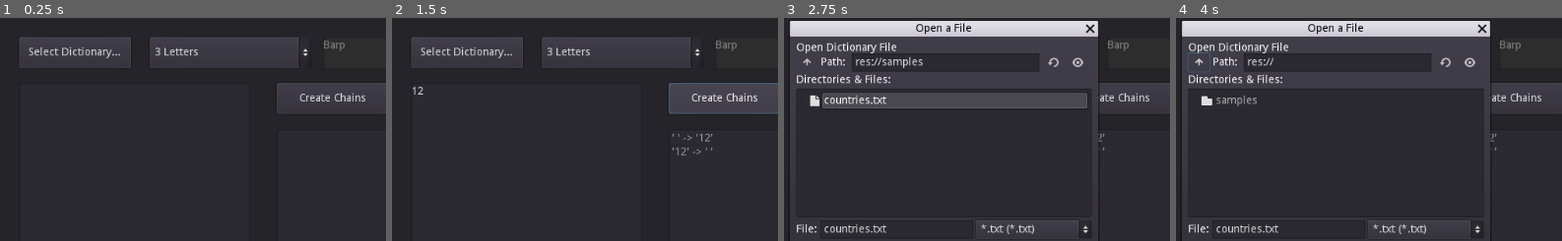
Above: before the commit, frames 1-4 (left to right).
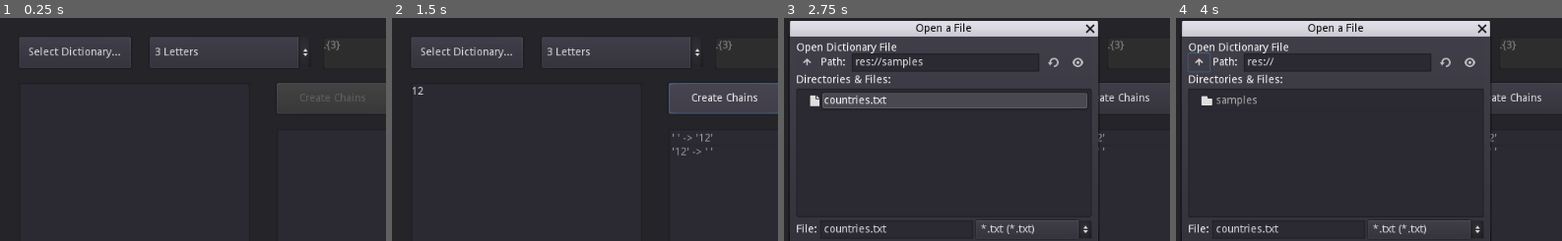
Above: after the commit, the same moments.

Repository: MichaelReel/MarkovTester
Game: Godot game, scene res://Analyser.tscn
Same seed, same stepped clock (60 frames per second), same inputs: the game is played once before the commit and once after it.
Inputs (mouse positions are % of the whole screen's width and height, from its top left):
- Up to frame 1 (0.25 s): no input
- Up to frame 2 (1.5 s): click (17, 57) at 0.52 s; type "12" at 0.6 s; click (84, 57) at 0.75 s; type "12" at 0.83 s; click "Create Chains" at 1.25 s
- Up to frame 3 (2.75 s): click "Select Dictionary..." at 2 s
- Up to frame 4 (4 s): click (3, 10) at 2.75 s; click (3, 10) at 3.5 s
The pictures show only the part of the screen within x 0-50%, y 0-50%; the shares and areas given below are measured in that part.

The runs differ from the first frame. In frame 1, 0.4% of the frame differs, in the area x 77-95%, y 10-38%; in frame 2, 0.1%; in frame 3, 0.1%; in frame 4, 0.1%.

Commit message:
En/Disable the create chains button.

Diff:
--- a/Analyser.tscn
+++ b/Analyser.tscn
@@ -1,9 +1,10 @@
-[gd_scene load_steps=5 format=2]
+[gd_scene load_steps=6 format=2]
 
 [ext_resource path="res://LoadDictionary.gd" type="Script" id=1]
 [ext_resource path="res://CreateChains.gd" type="Script" id=2]
 [ext_resource path="res://OutputList.gd" type="Script" id=3]
 [ext_resource path="res://RegexEdit.gd" type="Script" id=4]
+[ext_resource path="res://CreateButton.gd" type="Script" id=5]
 
 [node name="Analyser" type="Panel"]
 anchor_right = 1.0
@@ -73,7 +74,9 @@
 margin_top = 85.0
 margin_right = 506.0
 margin_bottom = 125.0
+disabled = true
 text = "Create Chains"
+script = ExtResource( 5 )
 __meta__ = {
 "_edit_use_anchors_": false
 }
@@ -87,7 +90,7 @@
 margin_top = 0.999998
 margin_right = 240.16
 margin_bottom = 43.0
-text = "Barp"
+text = ".{3}"
 readonly = true
 draw_tabs = true
 draw_spaces = true
@@ -118,7 +121,10 @@
 [connection signal="pressed" from="SelectButton" to="InputList" method="_on_Button_Open_pressed"]
 [connection signal="item_selected" from="SplitModeButton" to="ChainList" method="_on_SplitModeButton_item_selected"]
 [connection signal="pressed" from="RandomButton" to="ChainList" method="_on_RandomButton_pressed"]
+[connection signal="chain_input" from="InputList" to="InputList" method="_on_InputList_chain_input"]
 [connection signal="chain_input" from="InputList" to="ChainList" method="_on_InputList_chain_input"]
+[connection signal="input_available" from="InputList" to="CreateButton" method="_on_InputList_input_available"]
+[connection signal="text_changed" from="InputList" to="InputList" method="_on_InputList_text_changed"]
 [connection signal="file_selected" from="InputList/FileDialog" to="InputList" method="_on_FileDialog_file_selected"]
 [connection signal="pressed" from="CreateButton" to="InputList" method="_on_Button_Create_pressed"]
 [connection signal="created_random_strings" from="ChainList" to="OutputList" method="_on_ChainList_created_random_strings"]
--- /dev/null
+++ b/CreateButton.gd
@@ -0,0 +1,6 @@
+extends Button
+
+func _on_InputList_input_available(available : bool):
+
+	print ("TEXT CHANGED")
+	set_disabled(!available)
--- a/LoadDictionary.gd
+++ b/LoadDictionary.gd
@@ -3,6 +3,7 @@
 onready var popup := $FileDialog
 
 signal chain_input
+signal input_available
 
 func _on_Button_Open_pressed():
 	popup.popup()
@@ -13,6 +14,10 @@
 	file.open(path, File.READ)
 	text = file.get_as_text()
 	file.close()
+	emit_signal("text_changed")
 
 func _on_Button_Create_pressed():
 	emit_signal("chain_input", text)
+
+func _on_InputList_text_changed():
+	emit_signal("input_available", !text.strip_edges().empty())
